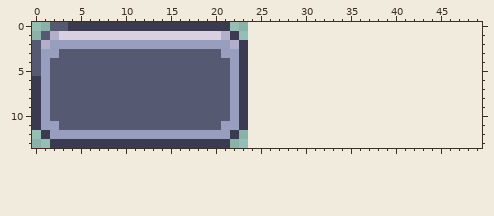
Edited in one commit: pixel-art sprite (Assets/Create Character Menu/Sprites/Dropdown Background.png). The first picture shows the starting point.
The file is 24x14 pixels. The old version is drawn lined up with the new one, on the new canvas.
The same view after the edit:
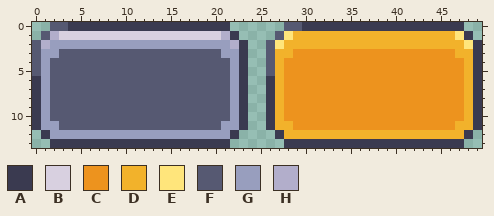
Palette (. is transparent): A #3a3a50  B #d8d0e0  C #ed931e  D #f2b22b  E #ffe57b  F #565972  G #989ebe  H #b2aecb
The author wrote: Dropdowns Now Auto Populate
From old to new:
{"change": "canvas 24x14 -> 50x14"}
{"y":0,"x":28,"old":"....................","new":"FFAAAAAAAAAAAAAAAAAA"}
{"y":1,"x":27,"old":"......................","new":"FEDDDDDDDDDDDDDDDDDDEA"}
{"y":2,"x":26,"old":"........................","new":"FEDDDDDDDDDDDDDDDDDDDDEA"}
{"y":3,"x":26,"old":"........................","new":"FDDCCCCCCCCCCCCCCCCCCDDA"}
{"y":4,"x":26,"old":"........................","new":"FDCCCCCCCCCCCCCCCCCCCCDA"}
{"y":5,"x":26,"old":"........................","new":"FDCCCCCCCCCCCCCCCCCCCCDA"}
{"y":6,"x":26,"old":"........................","new":"ADCCCCCCCCCCCCCCCCCCCCDA"}
{"y":7,"x":26,"old":"........................","new":"ADCCCCCCCCCCCCCCCCCCCCDA"}
{"y":8,"x":26,"old":"........................","new":"ADCCCCCCCCCCCCCCCCCCCCDA"}
{"y":9,"x":26,"old":"........................","new":"ADCCCCCCCCCCCCCCCCCCCCDA"}
{"y":10,"x":26,"old":"........................","new":"ADCCCCCCCCCCCCCCCCCCCCDA"}
{"y":11,"x":26,"old":"........................","new":"ADDCCCCCCCCCCCCCCCCCCDDA"}
{"y":12,"x":27,"old":"......................","new":"ADDDDDDDDDDDDDDDDDDDDA"}
{"y":13,"x":28,"old":"....................","new":"AAAAAAAAAAAAAAAAAAAA"}
{"label":"added","picture_box":[266,22,482,148]}
